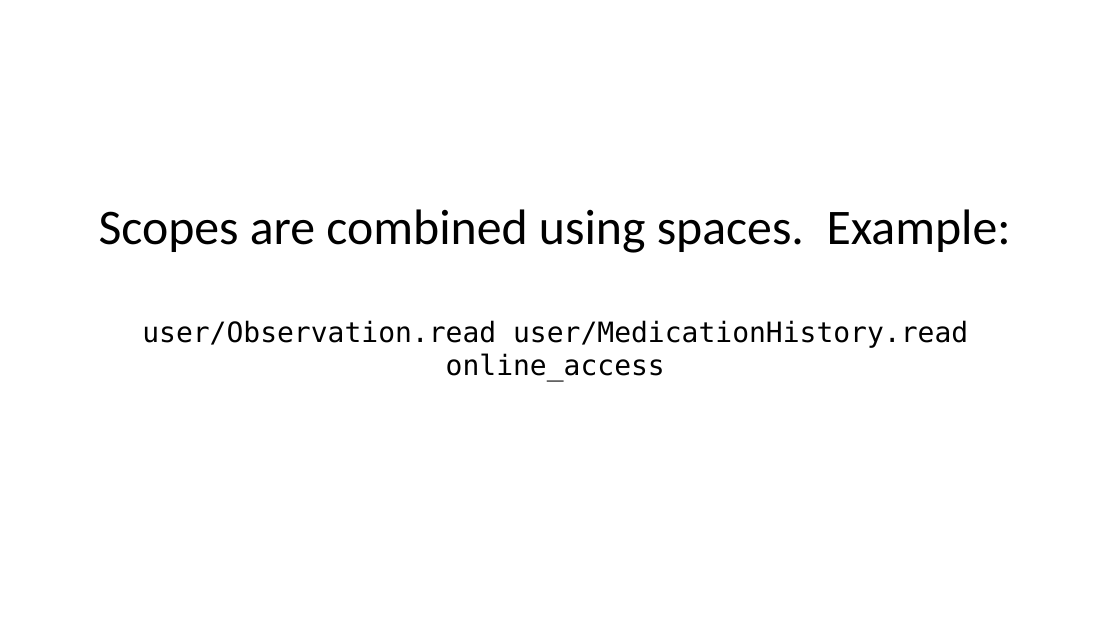
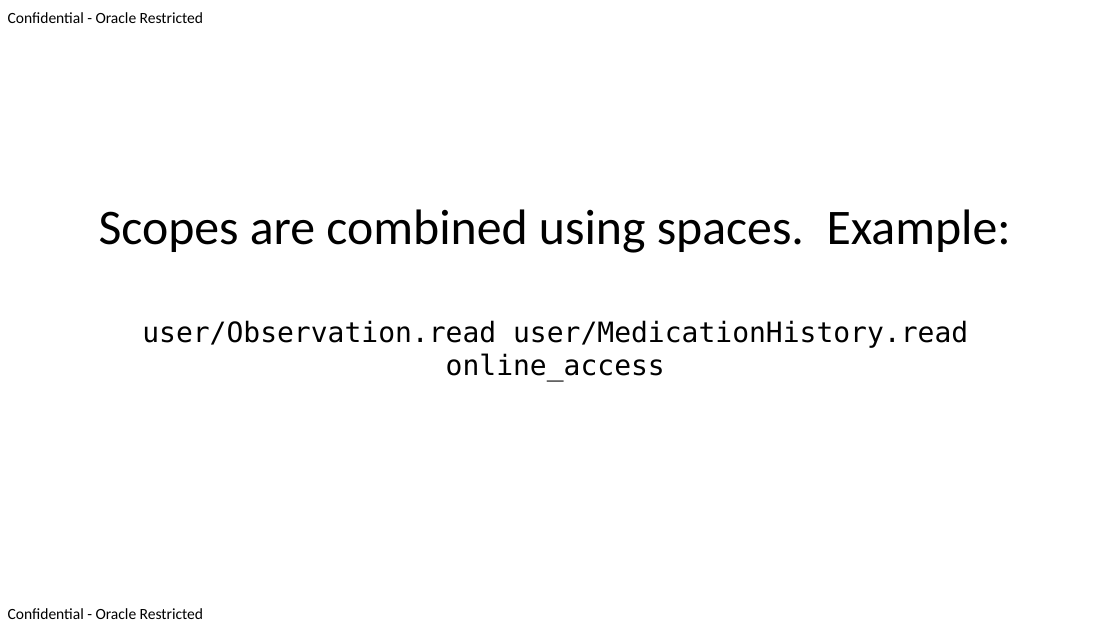
Before and after one commit to BH018364/SMART-on-FHIR-Training, a slide deck: slide 73 of smart-authorization-presentation.pptx. Drawn at 1120x630 pixels with LibreOffice and Linux fonts; fonts in the diff are those of the drawing. Boxes give left, top, right and bottom in pixels: in the first picture for what was removed or moved away, otherwise in the second. Text is boxed around its words. In the diff, an @@ line names an element or a change of style, - is before the commit and + after.

```diff
--- a/smart-authorization-presentation.pptx
+++ b/smart-authorization-presentation.pptx
@@ text added at (8, 12, 203, 23), 10 pt, text #000000 @@
+Confidential - Oracle Restricted
@@ text added at (8, 608, 203, 619), 10 pt, text #000000 @@
+Confidential - Oracle Restricted
```
Also in this commit, not shown: 134 other slides changed, 1 other file.
